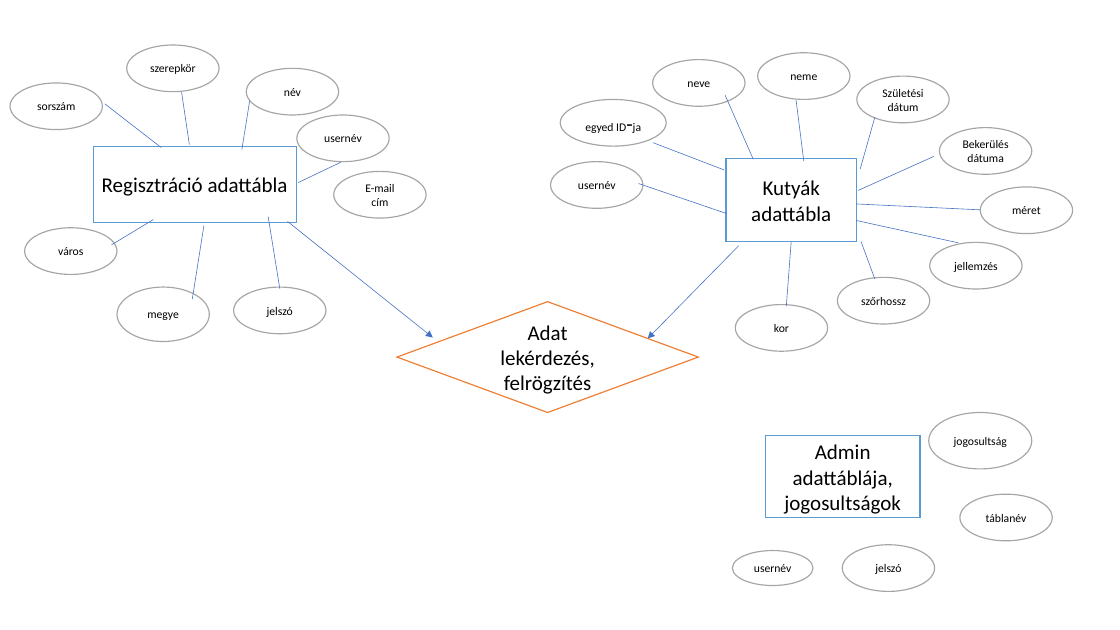
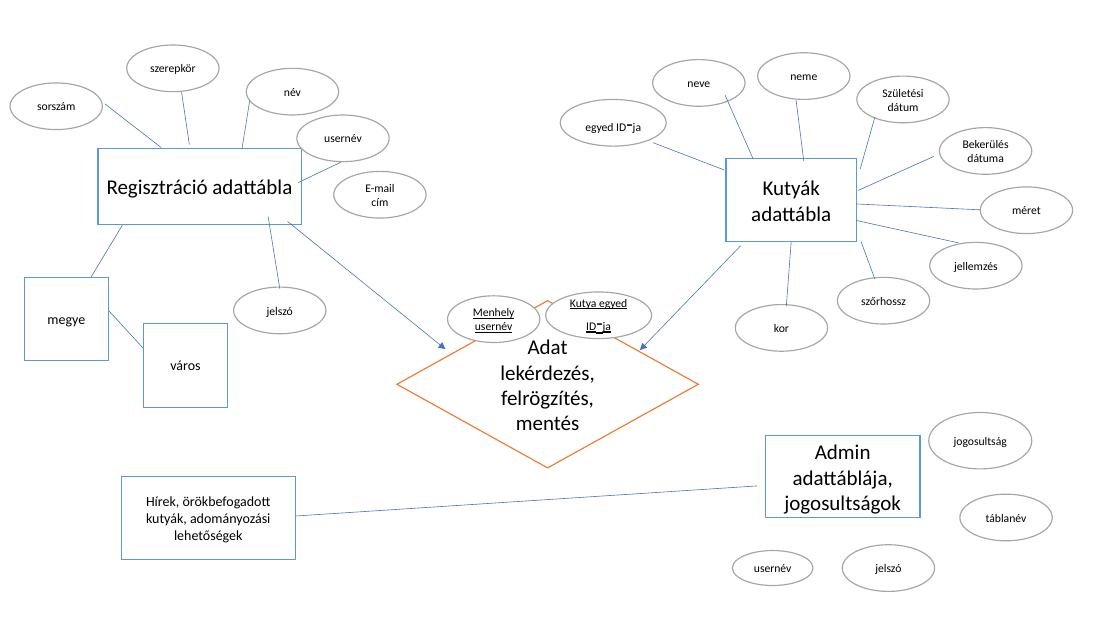
Before and after one commit to Melitoth/EB, a slide deck: slide 1 of EK diagram.pptx. Drawn at 1120x630 pixels with LibreOffice and Linux fonts; fonts in the diff are those of the drawing. Boxes give left, top, right and bottom in pixels: in the first picture for what was removed or moved away, otherwise in the second. Text is boxed around its words. In the diff, an @@ line names an element or a change of style, - is before the commit and + after.

Commit message:
hírek tábla,mentés kapcsolótábla

```diff
--- a/EK diagram.pptx
+++ b/EK diagram.pptx
@@ rectangle "Regisztráció adattábla": place and size @@
-rectangle "Regisztráció adattábla" at [93, 147, 297, 223]
+rectangle "Regisztráció adattábla" at [98, 149, 302, 224]
@@ line moved from (112, 245) - (154, 219) to (92, 277) - (123, 225) @@
@@ arrow moved from (287, 222) - (433, 338) to (287, 222) - (445, 350) @@
@@ arrow moved from (739, 246) - (648, 339) to (741, 246) - (640, 350) @@
@@ rectangle "megye": place and size @@
-rectangle "megye" at [117, 287, 209, 342]
+rectangle "megye" at [24, 277, 108, 361]
@@ rectangle "megye" at [24, 277, 108, 361]: size 10 to 12 pt; ellipse to rectangle; outline #A5A5A5 1 pt to #5B9BD5 1 pt @@
@@ ellipse "Menhely usernév": place and size @@
-ellipse "Menhely usernév" at [550, 161, 643, 208]
+ellipse "Menhely usernév" at [448, 296, 540, 343]
@@ ellipse added at [546, 292, 652, 339], fill #FFFFFF, outline #A5A5A5 1 pt, 10 pt, text #000000, underline @@
+Kutya egyed ID-ja
@@ line moved from (204, 225) - (192, 299) to (145, 350) - (101, 302) @@
@@ rectangle "város" at [144, 323, 228, 408]: size 10 to 12 pt; ellipse to rectangle; outline #A5A5A5 1 pt to #5B9BD5 1 pt @@
@@ rectangle "város": place and size @@
-rectangle "város" at [24, 228, 117, 275]
+rectangle "város" at [144, 323, 228, 408]
@@ diamond "Adat lekérdezés, felrögzítés, mentés": place and size @@
-diamond "Adat lekérdezés, felrögzítés, mentés" at [397, 302, 699, 413]
+diamond "Adat lekérdezés, felrögzítés, mentés" at [397, 301, 699, 468]
@@ text in ellipse at [473, 308, 515, 333]: text changed @@
-usernév
+Menhely usernév
@@ text in diamond at [500, 339, 595, 430]: text changed @@
-Adat lekérdezés, felrögzítés
+Adat lekérdezés, felrögzítés, mentés
@@ rectangle added at [121, 476, 295, 560], fill #FFFFFF, outline #5B9BD5 1 pt, 12 pt, text #000000 @@
+Hírek, örökbefogadott kutyák, adományozási lehetőségek
@@ line moved from (639, 184) - (728, 213) to (296, 516) - (757, 486) @@
```
